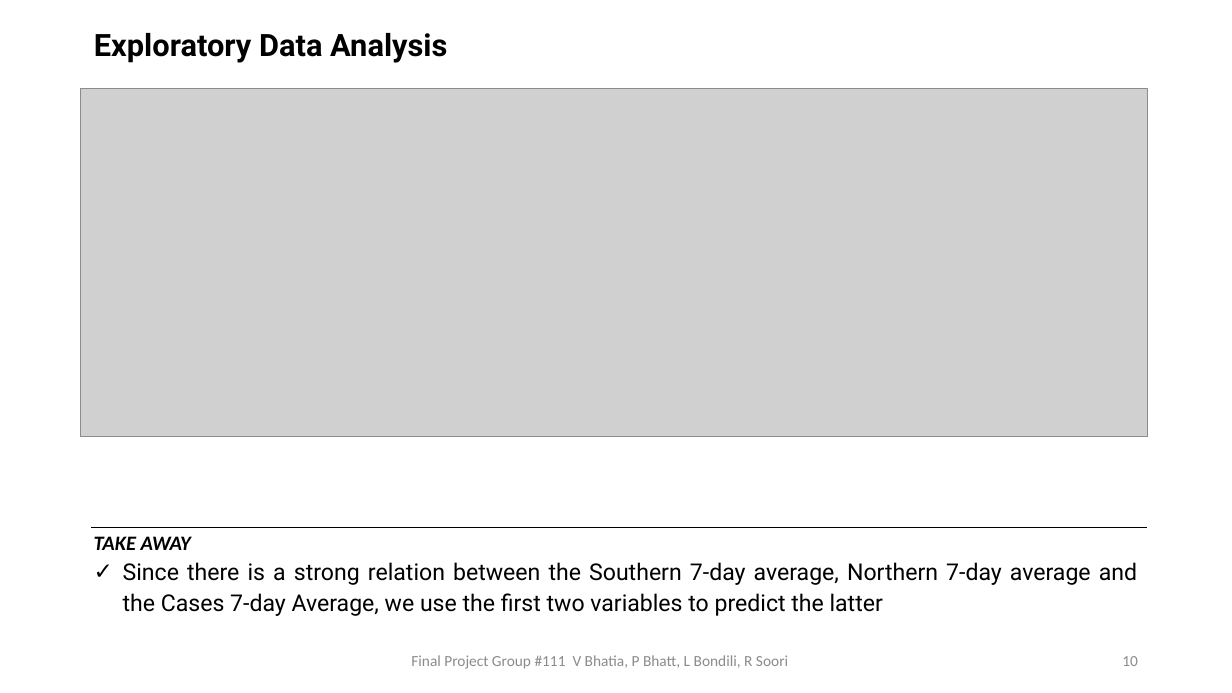
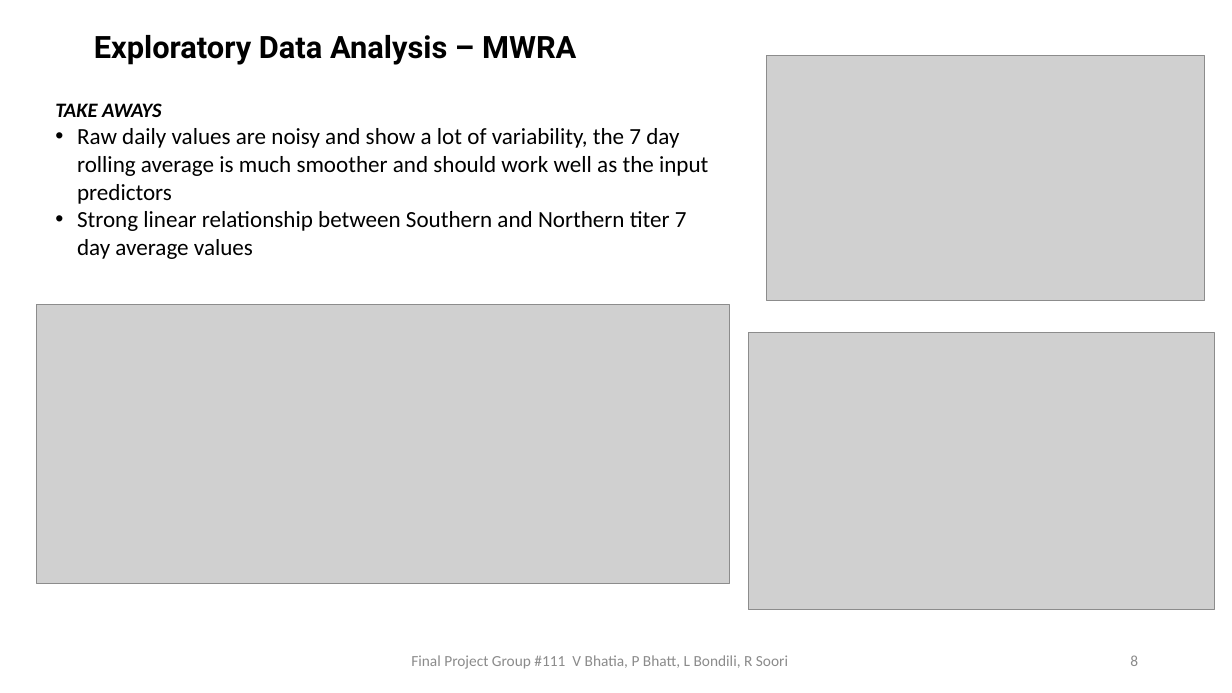
Before and after one commit to bhatiavr/cs109b-final-project-111, a slide deck: slide 8 of docs/Forecasting COVID-19 Cases Using SARS-Cov-2 Titers in Wastewater.pptx (slide 10 before the commit). Drawn at 1232x693 pixels with LibreOffice and Linux fonts; fonts in the diff are those of the drawing; grey boxes stand for pictures. Boxes give left, top, right and bottom in pixels: in the first picture for what was removed or moved away, otherwise in the second. Text is boxed around its words. In the diff, an @@ line names an element or a change of style, - is before the commit and + after.

```diff
--- a/docs/Forecasting COVID-19 Cases Using SARS-Cov-2 Titers in Wastewater.pptx
+++ b/docs/Forecasting COVID-19 Cases Using SARS-Cov-2 Titers in Wastewater.pptx
@@ text at (94,35,576,65): text changed @@
-Exploratory Data Analysis
+Exploratory Data Analysis – MWRA
@@ picture added at (767,55,1205,300) @@
@@ picture removed at (80,88,1147,436) @@
@@ text added at (55,103,708,259), 18 pt, text #000000 @@
+TAKE AWAYS
+• Raw daily values are noisy and show a lot of variability, the 7 day rolling average is much smoother and should work well as the input predictors
+• Strong linear relationship between Southern and Northern titer 7 day average values
@@ picture added at (37,305,730,584) @@
@@ picture added at (749,333,1214,610) @@
@@ line removed from (91, 528) to (1148, 528) @@
@@ text removed at (94,536,1137,616) @@
-TAKE AWAY
-✓ Since there is a strong relation between the Southern 7-day average, Northern 7-day average and the Cases 7-day Average, we use the first two variables to predict the latter
@@ text "Final Project Group #111 V ..." at (411,655,788,669): text colour #8C8C8C to #8B8B8B @@
@@ page number at (1130,655,1138,666): text changed; text colour #8C8C8C to #8B8B8B @@
-10
+8
```
Also in this commit, not shown: 18 other slides changed, 6 slides added, 2 slides removed, 1 other file.
